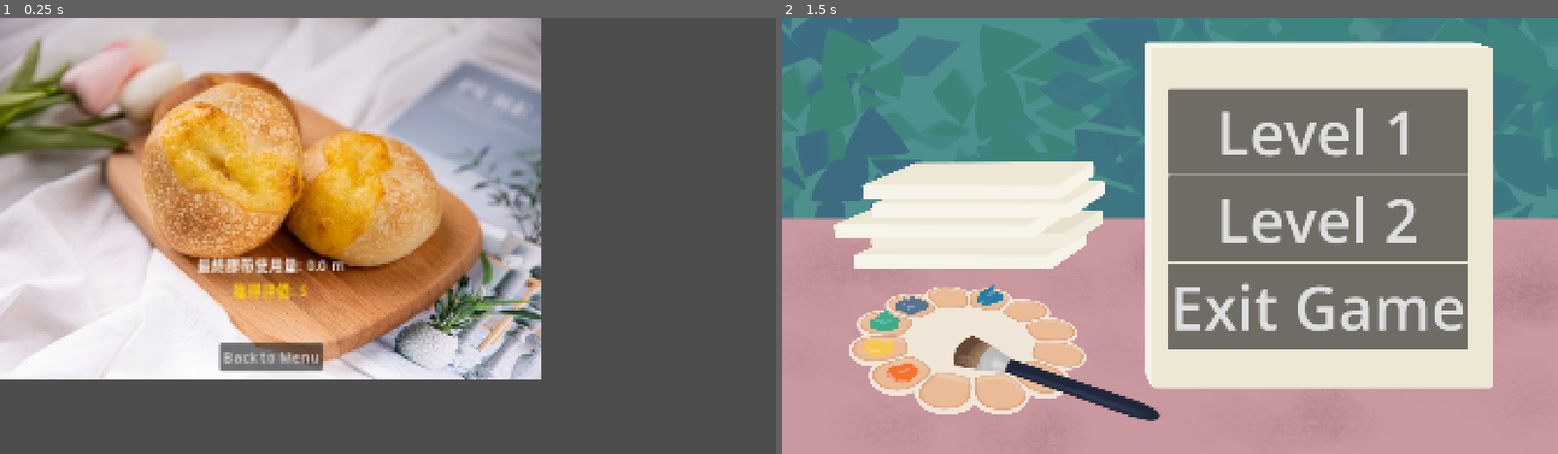
Above: before the commit, frames 1-2 (left to right).
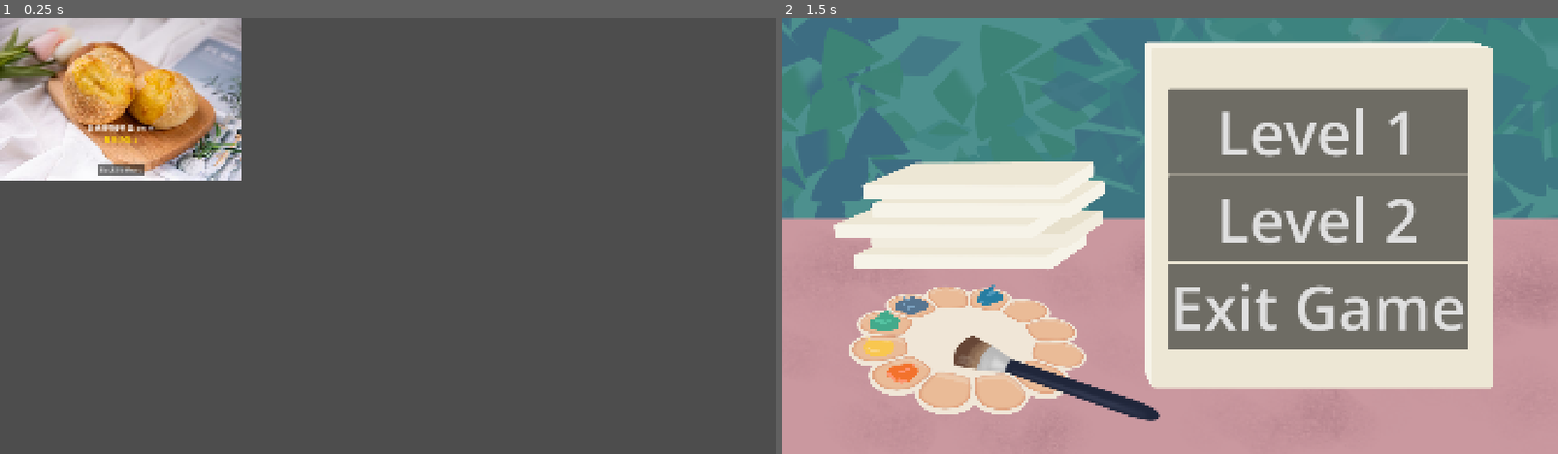
Above: after the commit, the same moments.

Repository: peterho2022/GGJ26TeamG
Game: Godot game, scene res://Scenes/EndScene.tscn
The game is run twice, just before and just after one commit, with the same random seed, the same clock (stepped at 60 frames per second) and the same inputs. This scene is started directly instead of the project's main scene.
Inputs (mouse positions are in pixels of both pictures, inside the frame that each line leads up to):
- Up to frame 1 (0.25 s): no input
- Up to frame 2 (1.5 s): tap Enter (commit_color) at 0.5 s; move the mouse to (1340, 214) at 0.52 s; hold Enter (commit_color) 0.53-1.25 s; click (1340, 214) at 0.67 s; tap Space (ui_select) at 0.77 s; click "Back to Menu" at 1.25 s

The runs differ from the first frame. In frame 1, 56% of the frame differs, in the area x 0-70%, y 0-83%; in frame 2, nothing differs.

Commit message:
EndScene調整大小

Diff:
--- a/Scenes/EndScene.tscn
+++ b/Scenes/EndScene.tscn
@@ -13,7 +13,6 @@
 [node name="Background" type="TextureRect" parent="." unique_id=726113557]
 offset_right = 40.0
 offset_bottom = 40.0
-scale = Vector2(2.236315, 2.236315)
 texture = ExtResource("2_fxskr")
 
 [node name="VBoxContainer" type="VBoxContainer" parent="Background" unique_id=1268711606]
